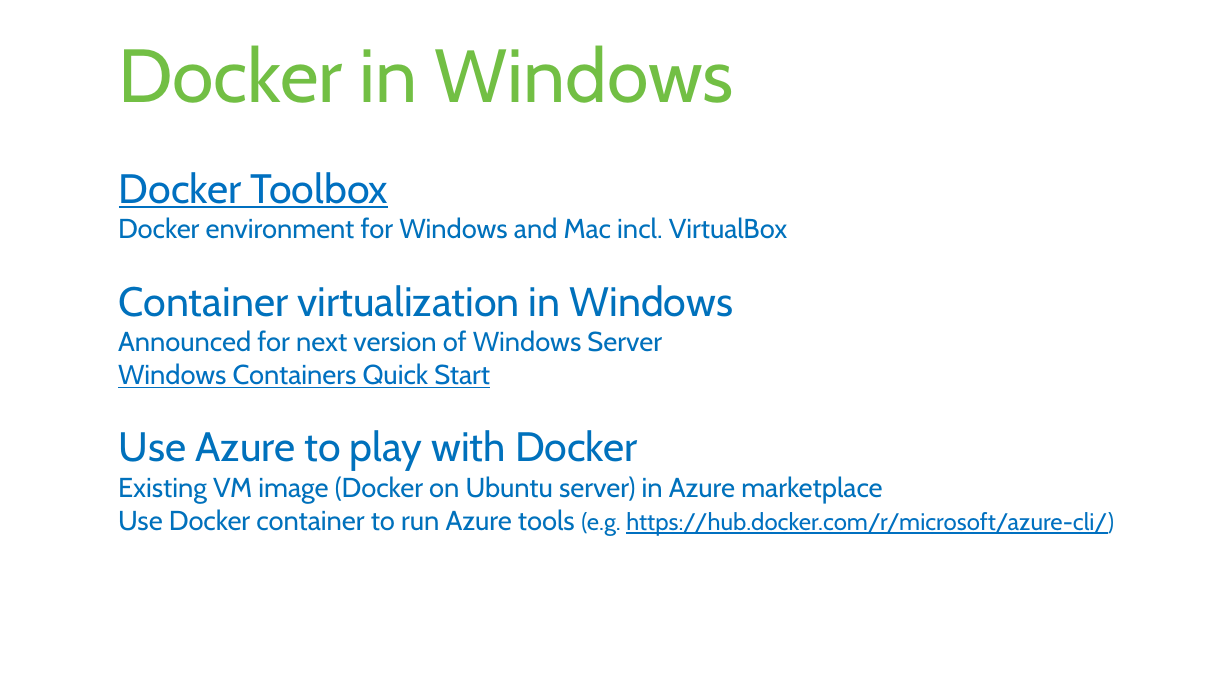
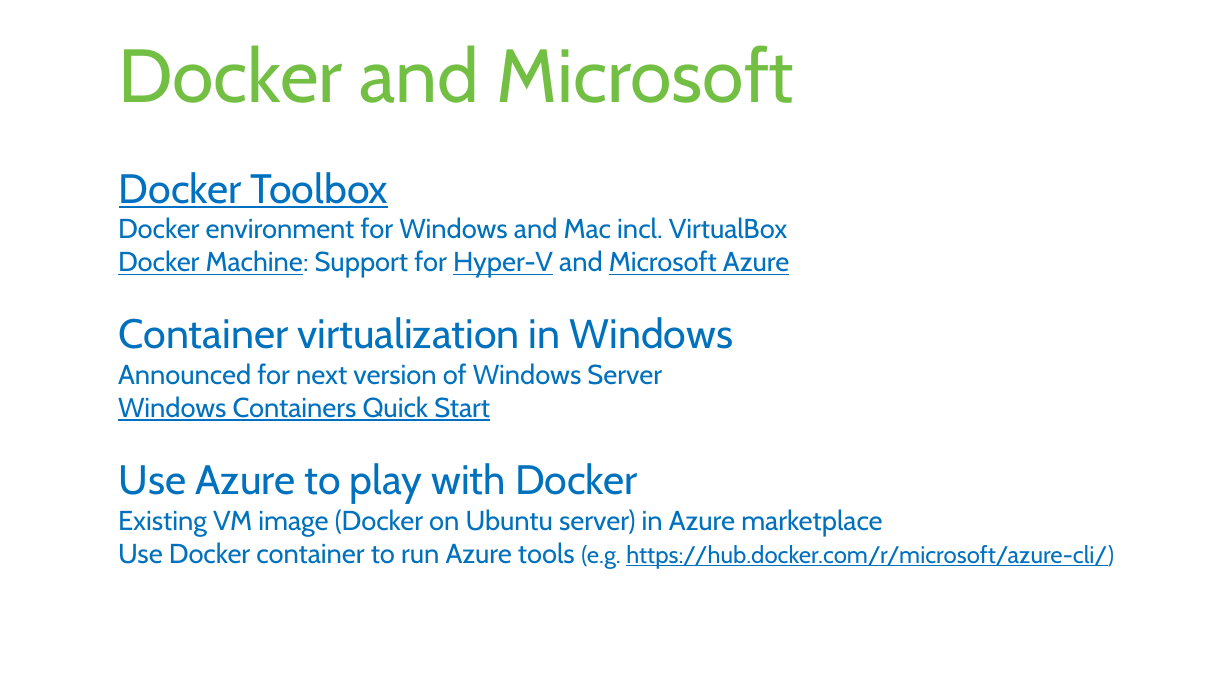
Before and after one commit to rstropek/DockerVS2015Intro, a slide deck: slide 8 of slides/Docker-Workshop.pptx (slide 6 before the commit). Drawn at 1232x693 pixels with LibreOffice and Linux fonts; fonts in the diff are those of the drawing. Boxes give left, top, right and bottom in pixels: in the first picture for what was removed or moved away, otherwise in the second. Text is boxed around its words. In the diff, an @@ line names an element or a change of style, - is before the commit and + after.

```diff
--- a/slides/Docker-Workshop.pptx
+++ b/slides/Docker-Workshop.pptx
@@ title at bbox=[118, 45, 795, 103]: text changed @@
-Docker in Windows
+Docker and Microsoft
@@ text at bbox=[118, 250, 789, 277]: paragraph added @@
+  Docker Machine: Support for Hyper-V and Microsoft Azure
```
Also in this commit, not shown: 1 other slide changed, 9 slides added, 4 other files.
